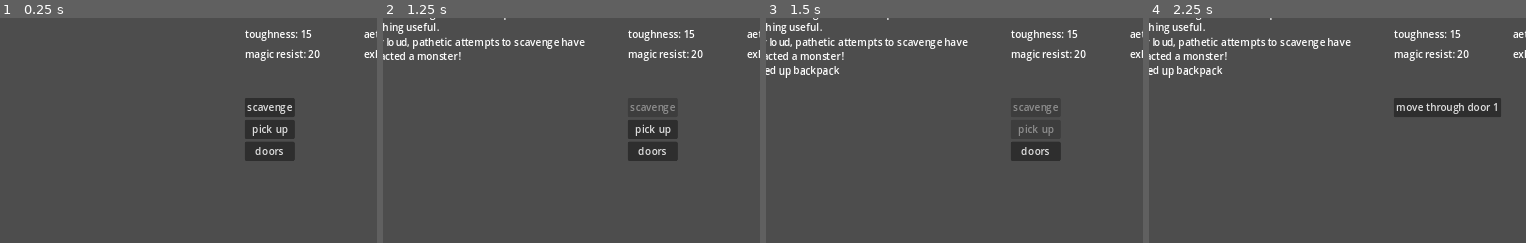
Above: before the commit, frames 1-4 (left to right).
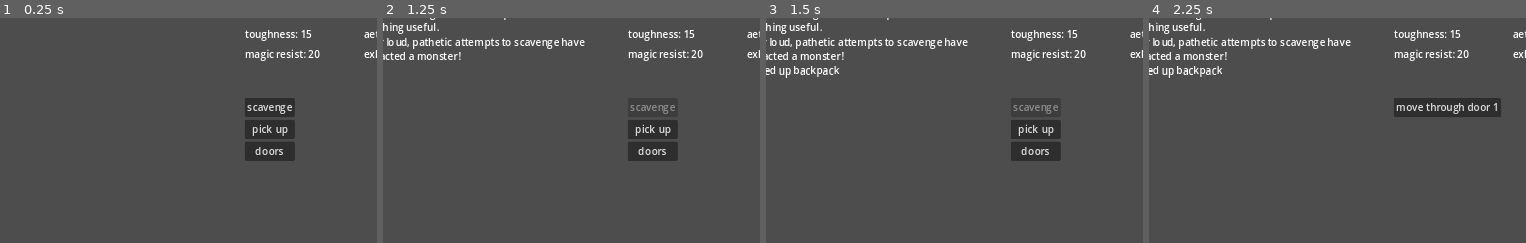
Above: after the commit, the same moments.

Repository: rainbowd-ash/ker_nethalas
Game: Godot game, scene res://globals/game.tscn
The game is run twice, just before and just after one commit, with the same random seed, the same clock (stepped at 60 frames per second) and the same inputs.
Inputs:
- Up to frame 1 (0.25 s): no input
- Up to frame 2 (1.25 s): click "scavenge" at 0.5 s
- Up to frame 3 (1.5 s): click "pick up" at 1.25 s
- Up to frame 4 (2.25 s): click "doors" at 2 s
The pictures show only the part of the screen within x 32-82%, y 3-53%; the shares and areas given below are measured in that part.

Frames 1-2 are identical in both runs. In frame 3, 0.1% of the frame differs, in the area x 67-77%, y 47-53%; in frame 4, nothing differs.

Commit message:
equipments are nodes

Diff:
--- a/character/gear.gd
+++ b/character/gear.gd
@@ -1,63 +1,28 @@
 extends Node
 class_name Gear
 
-var equipped = {
-	"main_hand": null,
-	"off_hand": null,
-	"belt": null,
-	"head": null,
-	"armor": null, # full armor
-	"cuirass": null, # body armor
-	"vambraces": null, # arm armor
-	"grieves": null, # leg armor
-	"gloves": null,
-	"boots": null,
-	"amulet": null,
-	"ring0": null,
-	"ring1": null,
-	"backpack": null,
-	"pouch0": null,
-	"pouch1": null,
-	"pouch2": null,
-}
+func get_equipped() -> Array:
+	return get_children()
+
+func can_equip(equipment : Equipment) -> bool:
+	for equipped in get_children():
+		if equipped.type == equipment.type:
+			return false
+	return true
+
+func equip(equipment : Equipment) -> void:
+	add_child(equipment)
+
+func unequip(equipment : Equipment) -> Equipment:
+	var unequipped = equipment
+	remove_child(equipment)
+	return unequipped
 
 # stat modification methods
 # ===================================================================
-func get_carry_capacity():
-	var cap_mod = 0
-	for gear in equipped:
-		if gear.has_method("modify_max_inventory_size"):
-			cap_mod += gear.modify_max_inventory_size()
+func modify_max_carry_capacity() -> int:
+	var cap_mod : int = 0
+	for armor in get_children():
+		if armor.has_method("modify_max_carry_capacity"):
+			cap_mod += armor.modify_max_inventory_size()
 	return cap_mod + %Inventory.base_capacity
-
-# return true for success and false if not
-func equip(equipment : Equipment) -> bool:
-	var equipment_type : String = Equipment.equipment_types.keys()[equipment.equipment_type]
-	if equipment_type == "ring":
-		if not equipped["ring0"]:
-			equipped["ring0"] = equipment
-			return true
-		else:
-			if not equipped["ring1"]:
-				equipped["ring1"] = equipment
-				return true
-	elif equipment_type == "pouch":
-		if not equipped["pouch0"]:
-			equipped["pouch0"] = equipment
-			return true
-		elif not equipped["pouch1"]:
-			equipped["pouch1"] = equipment
-			return true
-		elif not equipped["pouch2"]:
-			equipped["pouch2"] = equipment
-			return true
-	elif not equipped[equipment_type]:
-		print("equipped: %s" % equipment.title)
-		equipped[equipment_type] = equipment
-		return true
-	return false
-
-func unequip_slot(slot : String):
-	SignalBus.unequipped_gear.emit()
-	Character.inventory.add_item(equipped[slot])
-	equipped[slot] = null
--- a/character/inventory.gd
+++ b/character/inventory.gd
@@ -14,7 +14,7 @@
 func add_item(item : Item): # TODO attempt to stack light items first
 	add_child(item)
 
-func equip_item(equipment : Equipment):
+func equip(equipment : Equipment):
 	if Character.gear.can_equip(equipment):
 		remove_child(equipment)
 		Character.gear.equip(equipment)
--- a/dungeon/room.gd
+++ b/dungeon/room.gd
@@ -6,7 +6,8 @@
 
 func _ready() -> void:
 	SignalBus.item_dropped.connect(add_item_to_room)
-	add_child(Backpack.new())
+	add_item_to_room(Backpack.new())
+	add_item_to_room(LightHelmet.new())
 
 func add_item_to_room(item : Item) -> void:
 	add_child(item)
--- a/globals/game.gd
+++ b/globals/game.gd
@@ -15,7 +15,6 @@
 	$UiModes.initialize()
 	$GameModes.initialize()
 
-
 func start_combat(values : CombatSetupValues):
 	$GameModes.mode_swap("CombatMode")
 	$Combat.initialize(values)
--- a/tables/armors/light_helmet.gd
+++ b/tables/armors/light_helmet.gd
@@ -8,7 +8,7 @@
 	cost = 20
 	integrity = Dice.sizes.d6
 	protection = 1
-	equipment_type = equipment_types.head
+	type = equipment_types.head
 
 func modify_perception_skill():
 	return perception_modifier
--- a/tables/equipments/backpack.gd
+++ b/tables/equipments/backpack.gd
@@ -1,4 +1,4 @@
-extends Equipment
+extends Item
 class_name Backpack
 
 var capacity_increase = 10
@@ -8,7 +8,6 @@
 	weight = weights.normal
 	cost = 500
 	description = "Increases carrying capacity by %d item slots." % capacity_increase
-	equipment_type = equipment_types.backpack
 
 func modify_max_inventory_size():
 	return capacity_increase
--- a/types/equipment.gd
+++ b/types/equipment.gd
@@ -7,15 +7,9 @@
 	belt,
 	head,
 	armor,
-	cuirass,
-	vambraces,
-	grieves,
 	gloves,
 	boots,
 	amulet,
 	ring,
-	backpack,
-	pouch,
 }
-var equipment_type : int = -1
-var equipped : bool = false
+var type : equipment_types
--- a/ui/inventory/inventory_ui.gd
+++ b/ui/inventory/inventory_ui.gd
@@ -21,7 +21,7 @@
 		Action.new(self, "back"),
 		])
 
-func list_gear_actions(equipment : Equipment):
+func list_gear_actions(_equipment : Equipment):
 	Router.actions_ui.list_actions([
 		Action.new(self, "unequip"),
 		Action.new(self, "back"),
@@ -29,31 +29,25 @@
 
 func do_action(action_key : String):
 	if action_key == "equip":
-		inventory.equip_item_at(get_selected_item_index())
+		inventory.equip(get_item_from_selected_button())
 		refresh_inventory()
 	elif action_key == "unequip":
-		gear.unequip_slot(get_selected_button().slot)
+		inventory.add_item(gear.unequip(get_item_from_selected_button()))
 		refresh_inventory()
 	elif action_key == "drop":
-		inventory.drop_item(get_selected_button().item)
+		inventory.drop_item(get_item_from_selected_button())
 		refresh_inventory()
 	elif action_key == "back":
 		Router.ui_modes.mode_swap("ExploreMode")
 
-func get_selected_button():
+func get_item_from_selected_button() -> Item:
 	for button in %GearList.get_children():
 		if button.button_pressed == true:
-			return button
+			return button.item
 	for button in %ItemList.get_children():
 		if button.button_pressed == true:
-			return button
-
-func get_selected_item_index():
-	var selected_item = inventory_item_button_group.get_pressed_button()
-	for i in range(0, %ItemList.get_children().size()):
-		if %ItemList.get_children()[i] == selected_item:
-			return i
-	return -1
+			return button.item
+	return null
 
 func create_line_item(item : Item) -> ItemButton:
 	var line_item = ItemButton.new(item)
@@ -78,11 +72,9 @@
 		%ItemList.add_child(nothing_label)
 
 func refresh_gear():
-	for equipment in Character.gear.equipped:
-		if Character.gear.equipped[equipment]:
-			var line_item = create_line_item(Character.gear.equipped[equipment])
-			line_item.slot = equipment
-			%GearList.add_child(line_item)
+	for equipment in gear.get_equipped():
+		var line_item = create_line_item(equipment)
+		%GearList.add_child(line_item)
 
 func refresh_items():
 	for item in inventory.get_items():
--- a/ui/inventory/item_details.gd
+++ b/ui/inventory/item_details.gd
@@ -7,7 +7,7 @@
 	$Cost.text = "cost: %dc" % [item.cost]
 	$Description.text = "%s" % [item.description]
 	if item is Equipment:
-		$GearSlot.text = "%s" % [Equipment.equipment_types.keys()[item.equipment_type]]
+		$GearSlot.text = "%s" % [Equipment.equipment_types.keys()[item.type]]
 
 func _ready() -> void:
 	clear()
